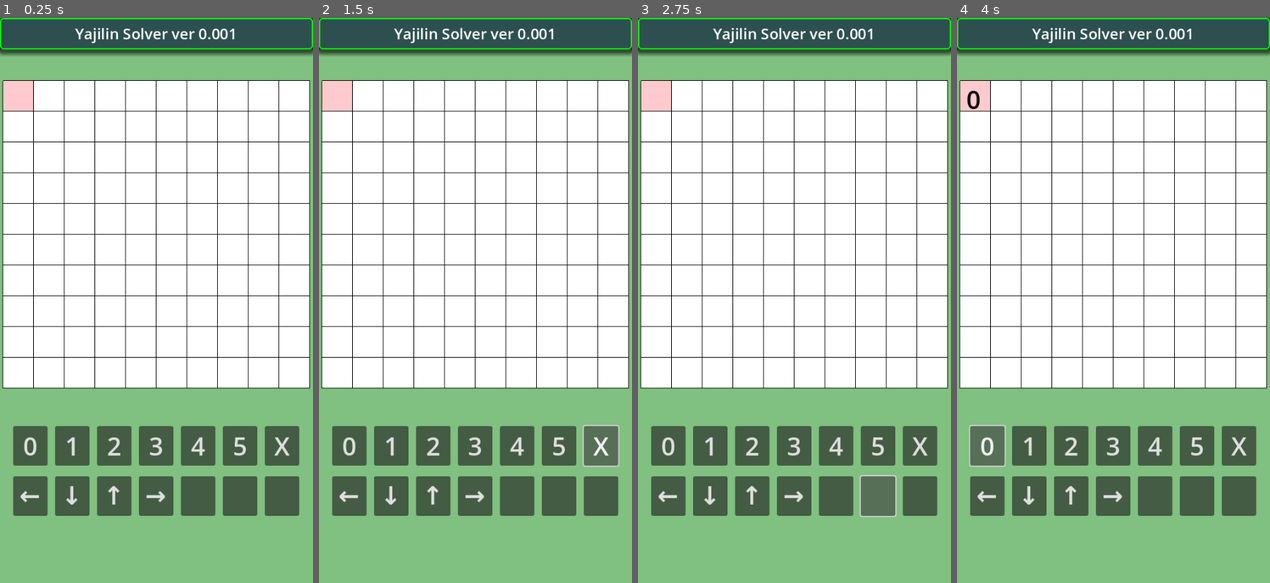
Above: before the commit, frames 1-4 (left to right).
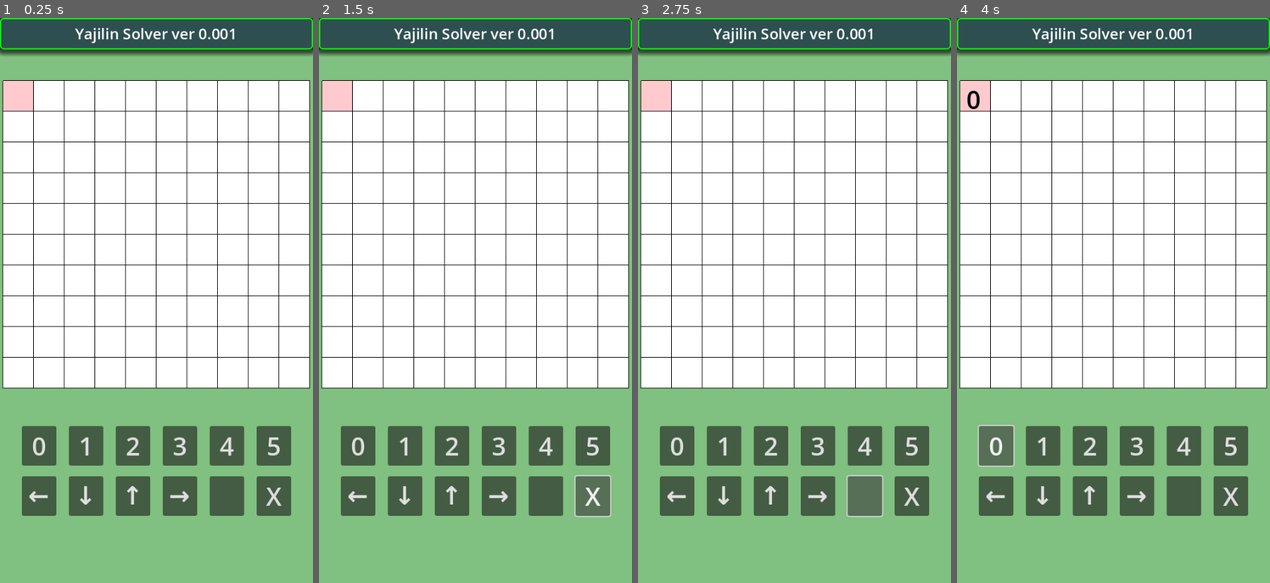
Above: after the commit, the same moments.

Repository: vivisuke/YajilinSolver
Game: Godot game, scene res://main.tscn
The game is run twice, just before and just after one commit, with the same random seed, the same clock (stepped at 60 frames per second) and the same inputs.
Inputs (mouse positions are in pixels of both pictures, inside the frame that each line leads up to):
- Up to frame 1 (0.25 s): no input
- Up to frame 2 (1.5 s): click "5" at 0.5 s; click "X" at 1.25 s
- Up to frame 3 (2.75 s): click (879, 498) at 2.02 s
- Up to frame 4 (4 s): click (1238, 498) at 2.77 s; click "0" at 3.5 s

The runs differ from the first frame. In frame 1, 6.7% of the frame differs, in the area x 4-96%, y 72-89%; in frame 2, 6.8%; in frame 3, 6.7%; in frame 4, 6.7%.

Commit message:
0149 ◎ C 02/12 02/12 0.001│ToDo│ヒントパネル：クローズ処理 0150 ◎ C 02/12 02/12 0.001│ToDo│ヒントボタン押下でヒントパネル表示

Diff:
--- a/YajilinSolver/main.tscn
+++ b/YajilinSolver/main.tscn
@@ -107,7 +107,7 @@
 offset_top = 650.0
 offset_right = 500.0
 offset_bottom = 713.0
-theme_override_constants/separation = 12
+theme_override_constants/separation = 20
 alignment = 1
 
 [node name="Button0" type="Button" parent="HBC1"]
@@ -145,18 +145,12 @@
 layout_mode = 2
 theme_override_font_sizes/font_size = 40
 text = "5"
-
-[node name="ButtonErase" type="Button" parent="HBC1"]
-custom_minimum_size = Vector2(55, 55)
-layout_mode = 2
-theme_override_font_sizes/font_size = 40
-text = "X"
 
 [node name="HBC2" type="HBoxContainer" parent="."]
 offset_top = 730.0
 offset_right = 500.0
 offset_bottom = 793.0
-theme_override_constants/separation = 12
+theme_override_constants/separation = 20
 alignment = 1
 
 [node name="LeftButton" type="Button" parent="HBC2"]
@@ -188,15 +182,11 @@
 layout_mode = 2
 theme_override_font_sizes/font_size = 40
 
-[node name="Button5" type="Button" parent="HBC2"]
-custom_minimum_size = Vector2(55, 55)
-layout_mode = 2
-theme_override_font_sizes/font_size = 40
-
-[node name="Button6" type="Button" parent="HBC2"]
-custom_minimum_size = Vector2(55, 55)
-layout_mode = 2
-theme_override_font_sizes/font_size = 40
+[node name="ButtonErase" type="Button" parent="HBC2"]
+custom_minimum_size = Vector2(55, 55)
+layout_mode = 2
+theme_override_font_sizes/font_size = 40
+text = "X"
 
 [connection signal="pressed" from="HBC1/Button0" to="." method="_on_button_0_pressed"]
 [connection signal="pressed" from="HBC1/Button1" to="." method="_on_button_1_pressed"]
@@ -204,8 +194,8 @@
 [connection signal="pressed" from="HBC1/Button3" to="." method="_on_button_3_pressed"]
 [connection signal="pressed" from="HBC1/Button4" to="." method="_on_button_4_pressed"]
 [connection signal="pressed" from="HBC1/Button5" to="." method="_on_button_5_pressed"]
-[connection signal="pressed" from="HBC1/ButtonErase" to="." method="_on_button_erase_pressed"]
 [connection signal="pressed" from="HBC2/LeftButton" to="." method="_on_left_button_pressed"]
 [connection signal="pressed" from="HBC2/DownButton" to="." method="_on_down_button_pressed"]
 [connection signal="pressed" from="HBC2/UpButton" to="." method="_on_up_button_pressed"]
 [connection signal="pressed" from="HBC2/RightButton" to="." method="_on_right_button_pressed"]
+[connection signal="pressed" from="HBC2/ButtonErase" to="." method="_on_button_erase_pressed"]
Not shown, changed: YajilinSolver.spr
